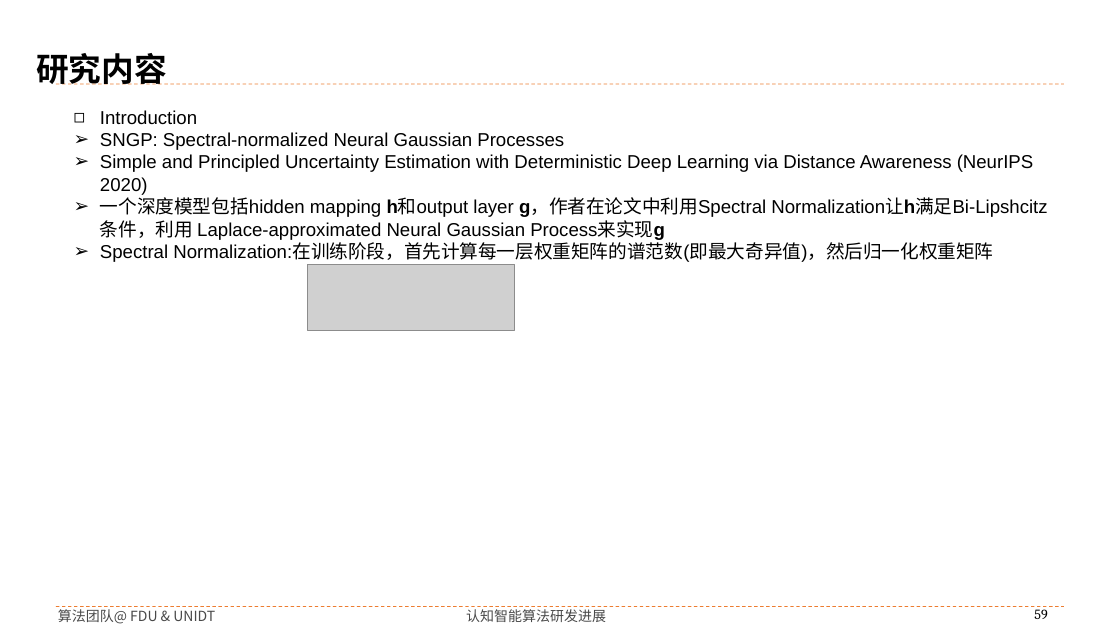
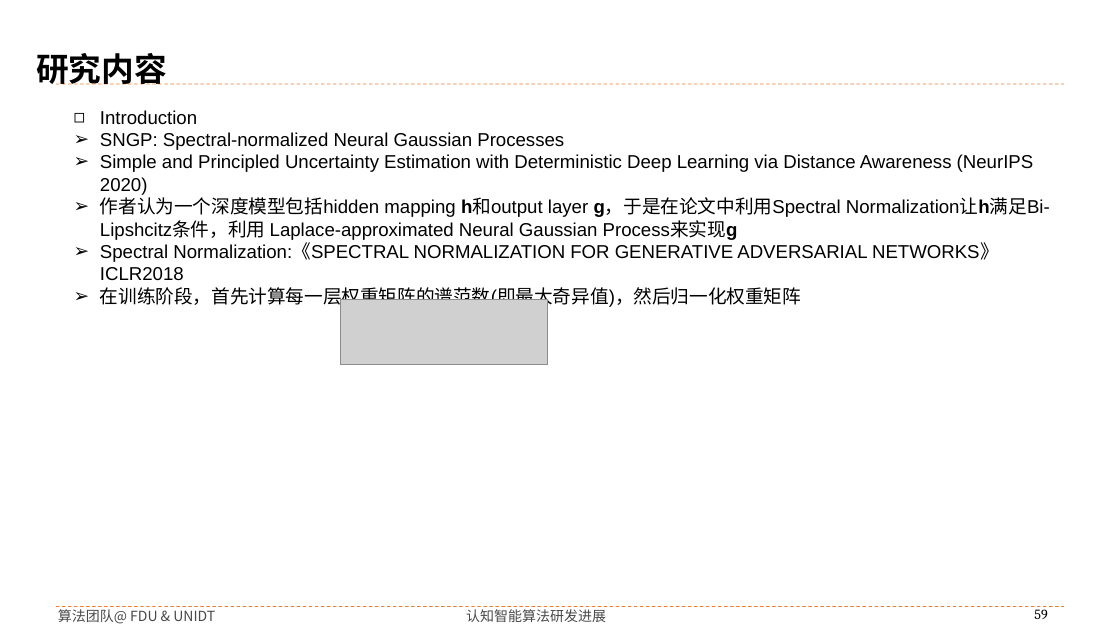
Before and after one commit to buyizhiyou/YYMUncertainty, a slide deck: slide 59 of pre/uncertainty 师清.pptx. Drawn at 1120x630 pixels with LibreOffice and Linux fonts; fonts in the diff are those of the drawing; grey boxes stand for pictures; background and template pictures are left out. Boxes give left, top, right and bottom in pixels: in the first picture for what was removed or moved away, otherwise in the second. Text is boxed around its words. In the diff, an @@ line names an element or a change of style, - is before the commit and + after.

```diff
--- a/pre/uncertainty 师清.pptx
+++ b/pre/uncertainty 师清.pptx
@@ text at (100,194,1050,309): text changed @@
-➢ 一个深度模型包括hidden mapping h和output layer g，作者在论文中利用Spectral Normalization让h满足Bi-Lipshcitz条件，利用 Laplace-approximated Neural Gaussian Process来实现g
-➢ Spectral Normalization:在训练阶段，首先计算每一层权重矩阵的谱范数(即最大奇异值)，然后归一化权重矩阵
+➢ 作者认为一个深度模型包括hidden mapping h和output layer g，于是在论文中利用Spectral Normalization让h满足Bi-Lipshcitz条件，利用 Laplace-approximated Neural Gaussian Process来实现g
+➢ Spectral Normalization:《SPECTRAL NORMALIZATION FOR GENERATIVE ADVERSARIAL NETWORKS》ICLR2018
+➢ 在训练阶段，首先计算每一层权重矩阵的谱范数(即最大奇异值)，然后归一化权重矩阵
@@ picture: place and size @@
-picture at (308,265,515,330)
+picture at (340,299,548,365)
```
Also in this commit, not shown: 5 other files.
